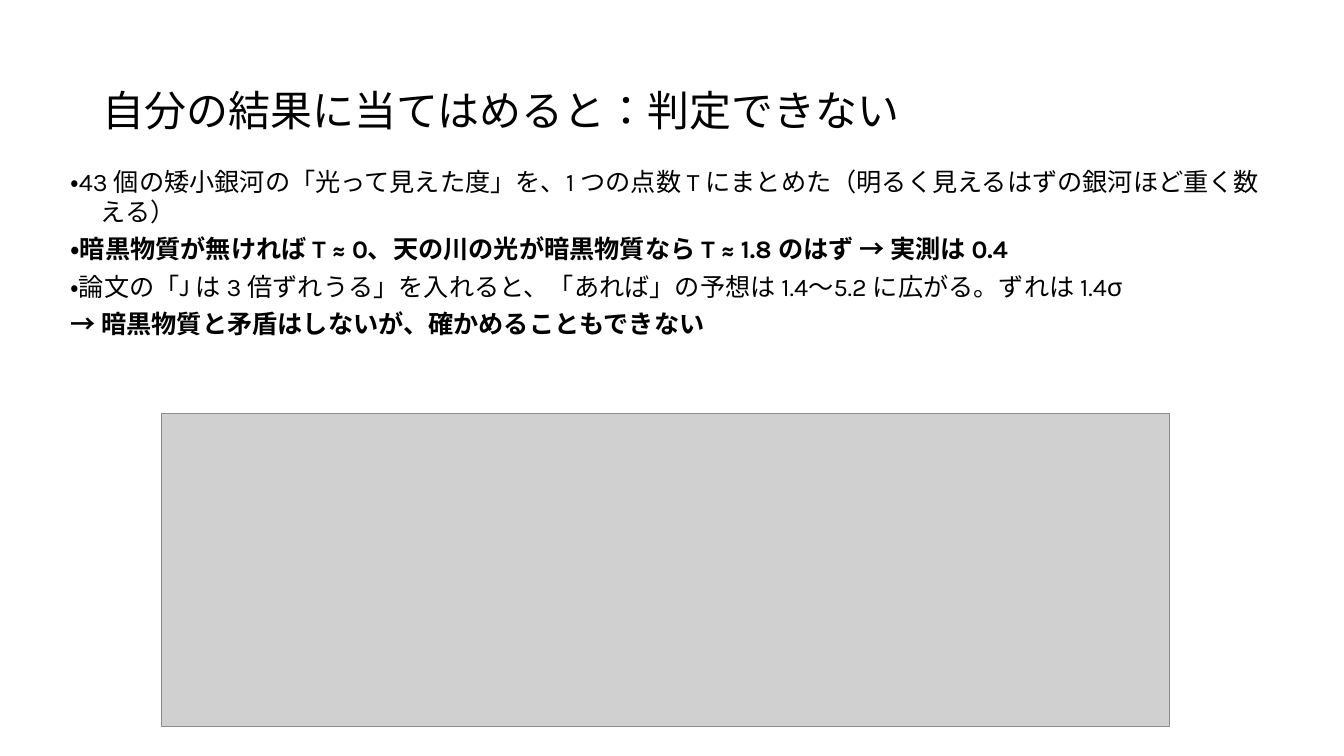
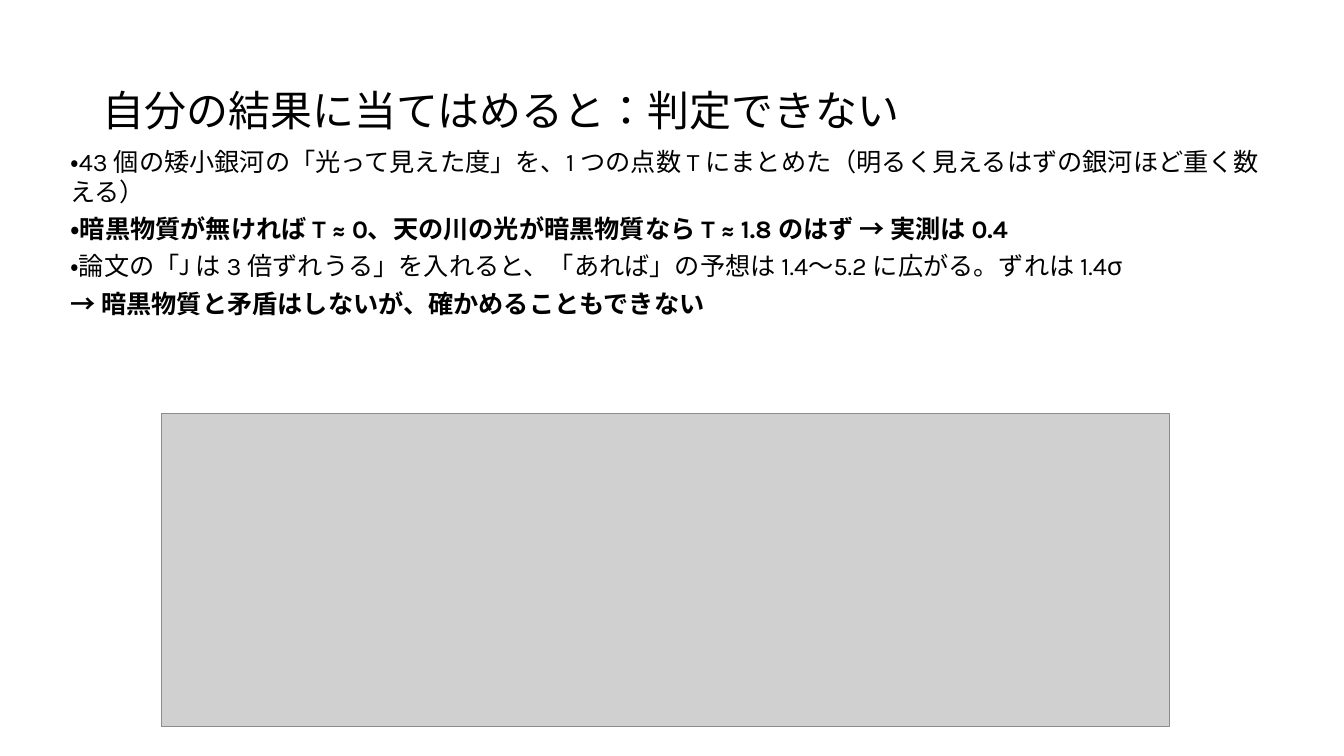
Before and after one commit to Mikann20041029/darkmatter-slides, a slide deck: slide 9 of slides/2026-10-09_研究報告_10枚版.pptx. Drawn at 1344x756 pixels with LibreOffice and Linux fonts; fonts in the diff are those of the drawing; grey boxes stand for pictures. Boxes give left, top, right and bottom in pixels: in the first picture for what was removed or moved away, otherwise in the second. Text is boxed around its words. In the diff, an @@ line names an element or a change of style, - is before the commit and + after.

```diff
--- a/slides/2026-10-09_研究報告_10枚版.pptx
+++ b/slides/2026-10-09_研究報告_10枚版.pptx
@@ text "・43 個の矮小銀河の「光って見えた度」を、1 つの点数 T にまとめた（明るく見えるはずの銀河ほど重く数える）" moved from (x1=70, y1=169, x2=1260, y2=336) to (x1=70, y1=149, x2=1260, y2=316) @@
@@ text "・43 個の矮小銀河の「光って見えた度」を、1 つの点数 T にまとめた（明るく見えるはずの銀河ほど重く数える）" at (x1=70, y1=149, x2=1260, y2=316): indent changed @@
```
Also in this commit, not shown: 8 other slides changed.
